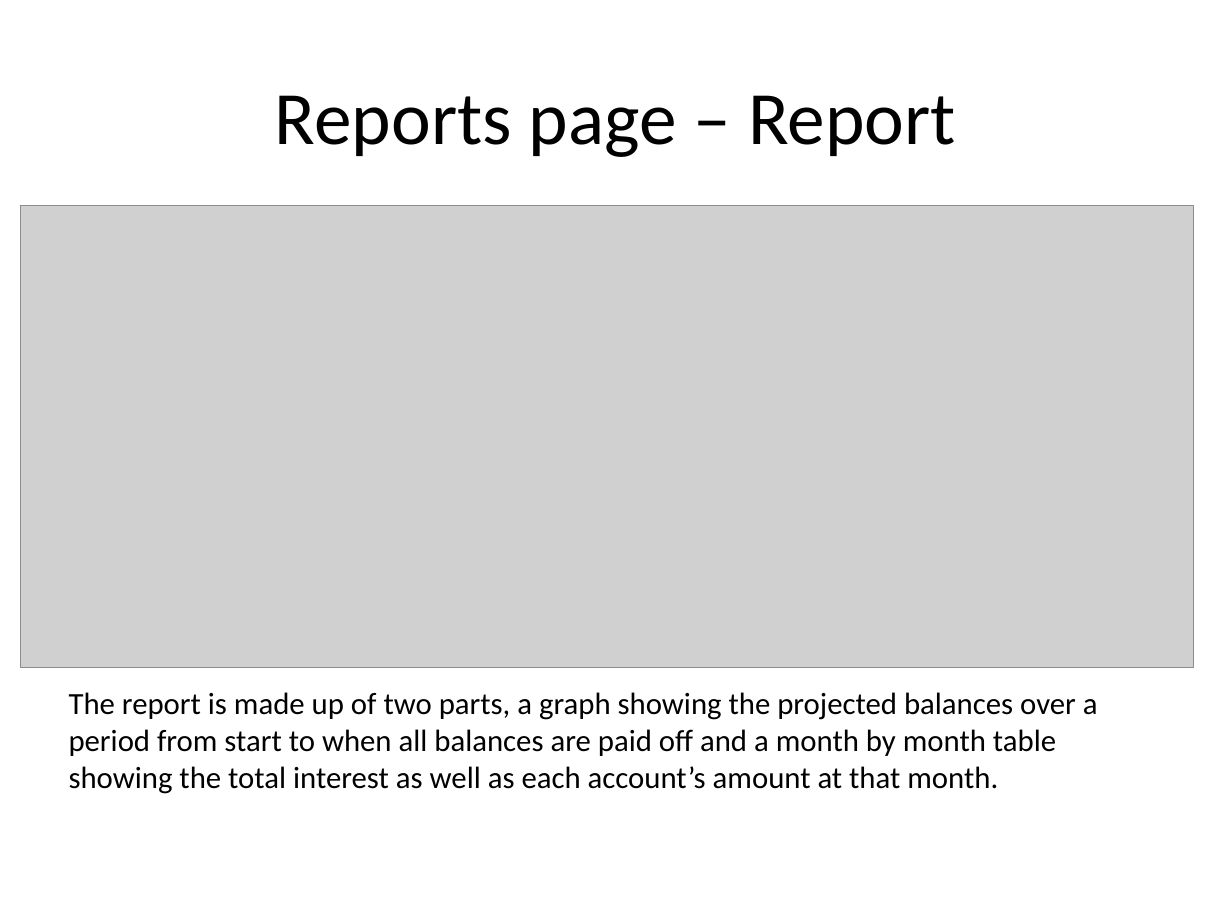
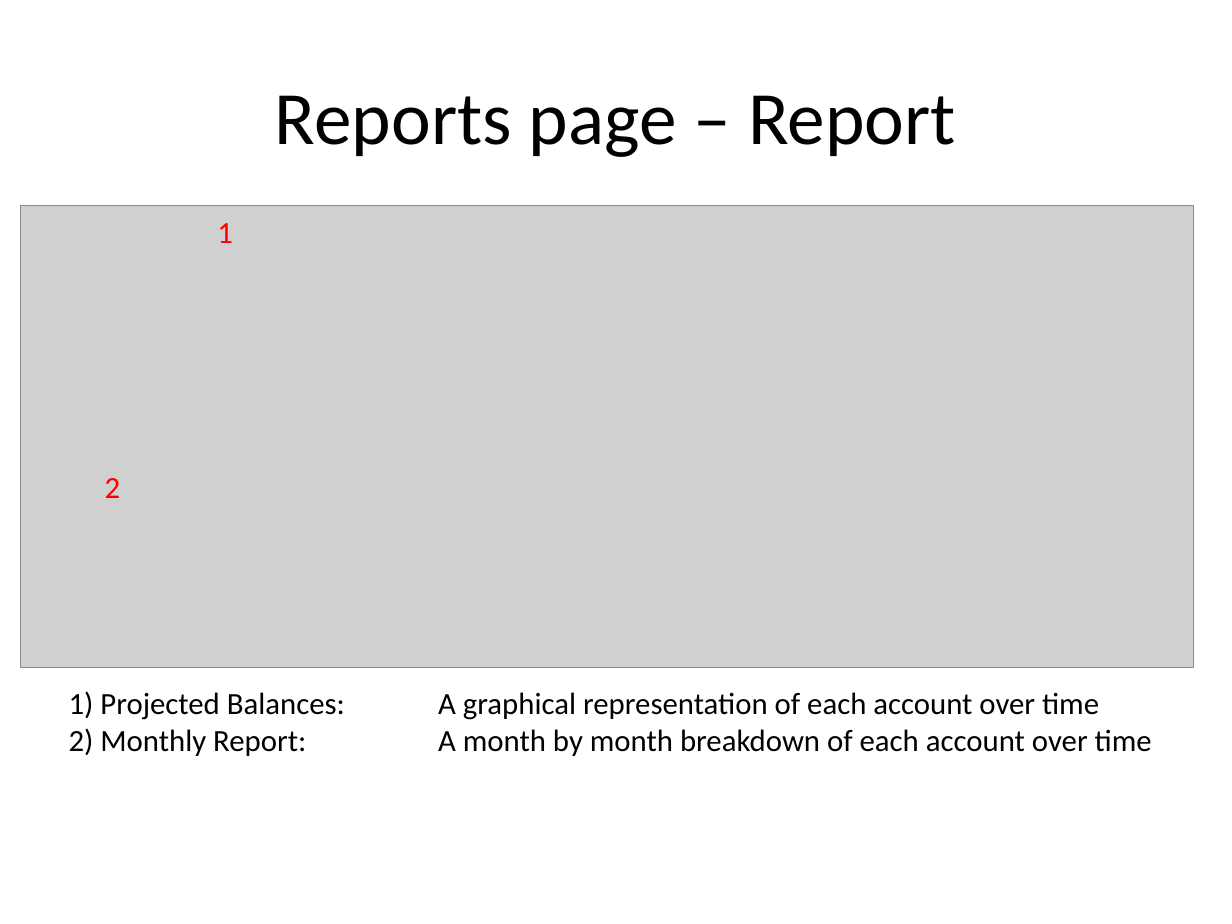
Before and after one commit to josephdangelo/UMUC-debt-payment, a slide deck: slide 4 of dist/howtouse/Instructions.pptx (slide 8 before the commit). Drawn at 1232x924 pixels with LibreOffice and Linux fonts; fonts in the diff are those of the drawing; grey boxes stand for pictures. Boxes give left, top, right and bottom in pixels: in the first picture for what was removed or moved away, otherwise in the second. Text is boxed around its words. In the diff, an @@ line names an element or a change of style, - is before the commit and + after.

```diff
--- a/dist/howtouse/Instructions.pptx
+++ b/dist/howtouse/Instructions.pptx
@@ text added at (217, 223, 233, 243), 18 pt, text #FF0000 @@
+1
@@ text added at (105, 478, 121, 498), 18 pt, text #FF0000 @@
+2
@@ text at (69, 691, 1152, 756): text changed @@
-The report is made up of two parts, a graph showing the projected balances over a period from start to when all balances are paid off and a month by month table showing the total interest as well as each account’s amount at that month.
+1) Projected Balances: A graphical representation of each account over time
+2) Monthly Report: A month by month breakdown of each account over time
```
Also in this commit, not shown: 1 other slide changed, 2 slides added, 6 slides removed, 2 other files.
